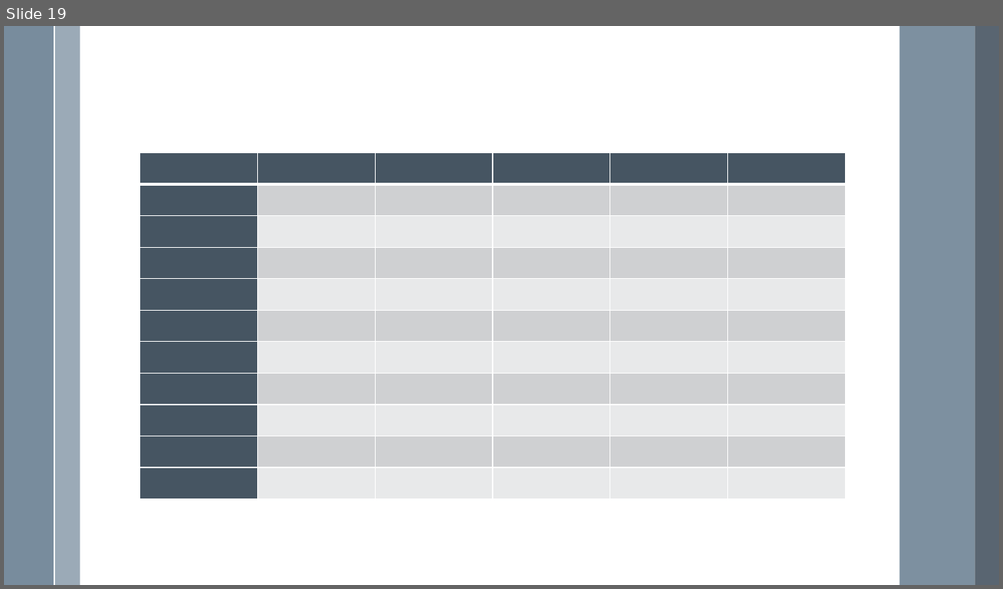
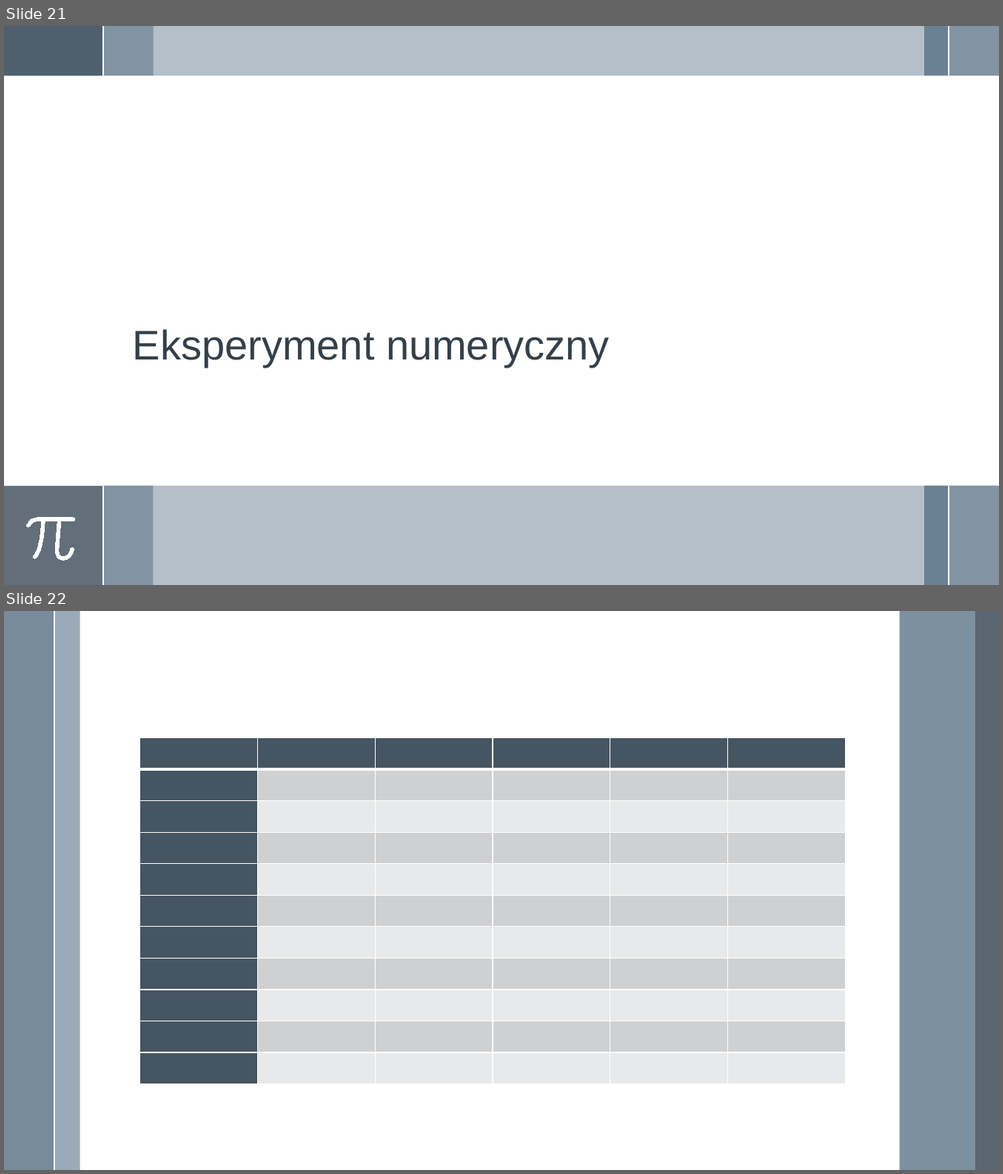
Before and after one commit to adamgracikowski/Numerical-Methods, a slide deck: Project2/Presentation/P2Z20_AGR.pptx. Shown one above the other, each under a label of ours: slide 19 before the commit, slides 21 and 22 after it. The pictures are 1003x589 and 1003x1174 pixels, drawn with LibreOffice and Linux fonts; fonts in the diff are those of the drawing. Boxes give left, top, right and bottom in pixels: in the first picture for what was removed or moved away, otherwise in the second. Text is boxed around its words. In the diff, an @@ line names an element or a change of style, - is before the commit and + after.

```diff
--- a/Project2/Presentation/P2Z20_AGR.pptx
+++ b/Project2/Presentation/P2Z20_AGR.pptx
@@ slide 21 added at [4, 26, 999, 585], background #FFFFFF @@
@@ rectangle added at [4, 26, 103, 76], fill #6A8093 @@
@@ rectangle added at [4, 26, 999, 76], fill #6A8093 at 50% opacity @@
@@ rectangle added at [4, 26, 103, 76], fill #475562 at 75% opacity @@
@@ rectangle added at [103, 26, 153, 76], fill #9BAAB7 @@
@@ line added from (103, 26) to (103, 76), #FFFFFF 1.5 pt @@
@@ rectangle added at [924, 26, 948, 76], fill #6A8093 @@
@@ rectangle added at [948, 26, 999, 76], fill #9BAAB7 @@
@@ line added from (948, 26) to (948, 76), #FFFFFF 1.5 pt @@
@@ title added at [133, 329, 609, 367], 40 pt, text #35404A @@
+Eksperyment numeryczny
@@ rectangle added at [4, 486, 999, 585], fill #6A8093 at 50% opacity @@
@@ rectangle added at [4, 486, 103, 585], fill #475562 at 75% opacity @@
@@ rectangle added at [103, 486, 153, 585], fill #9BAAB7 @@
@@ line added from (103, 486) to (103, 585), #FFFFFF 1.5 pt @@
@@ rectangle added at [924, 486, 948, 585], fill #6A8093 @@
@@ rectangle added at [948, 486, 999, 585], fill #9BAAB7 @@
@@ line added from (948, 486) to (948, 585), #FFFFFF 1.5 pt @@
@@ freeform shape added at [26, 518, 75, 561], fill #FFFFFF, outline #FFFFFF 0.75 pt @@
@@ what was slide 19 is now slide 22 @@
```
Also in this commit, not shown: 17 slides changed, 2 other slides added.
